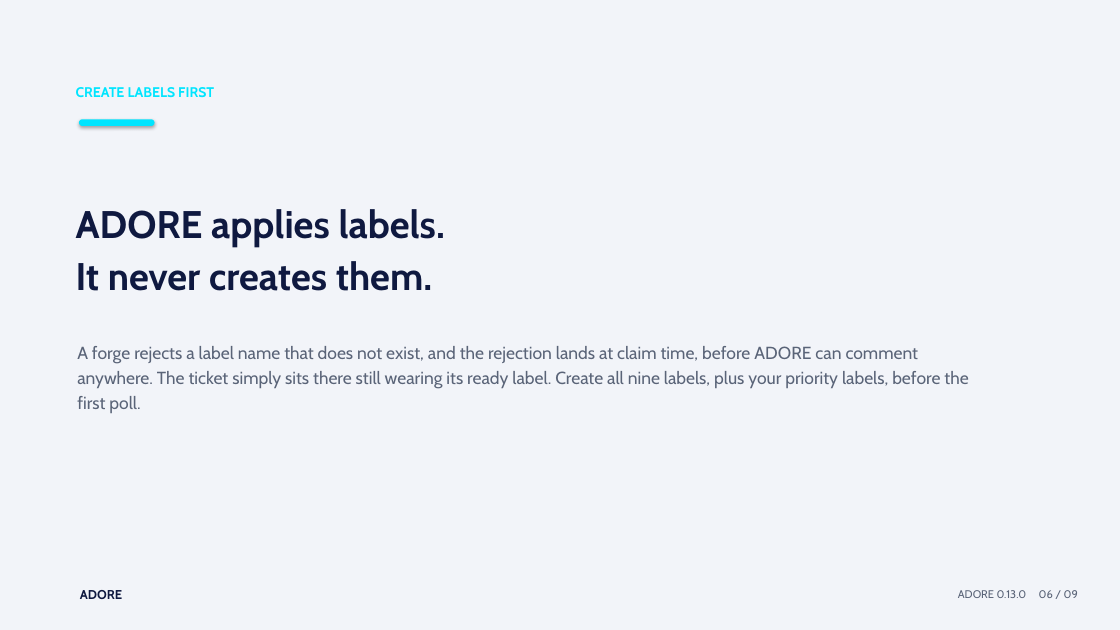
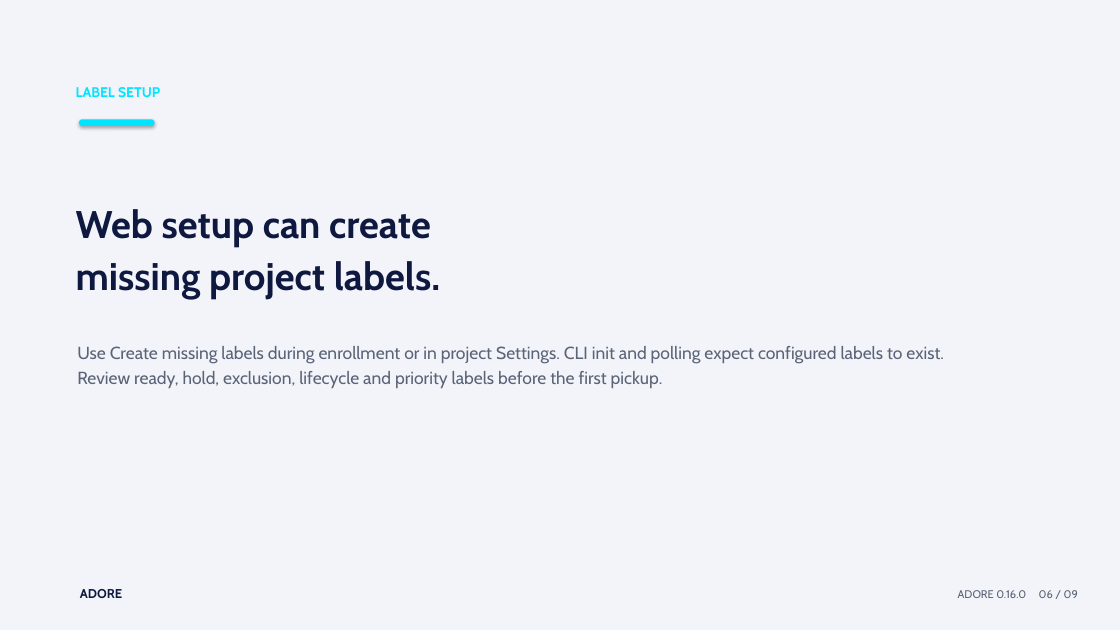
Before and after one commit to DDP-Engineering/AgenticDeliveryOrchestratorRuntimeEngine, a slide deck: slide 6 of 01_Documentation/Operator_Cheat_Sheets/Presentations/ADORE_02_Tickets_Readiness_And_Labels.pptx. Drawn at 1120x630 pixels with LibreOffice and Linux fonts; fonts in the diff are those of the drawing. Boxes give left, top, right and bottom in pixels: in the first picture for what was removed or moved away, otherwise in the second. Text is boxed around its words. In the diff, an @@ line names an element or a change of style, - is before the commit and + after.

```diff
--- a/01_Documentation/Operator_Cheat_Sheets/Presentations/ADORE_02_Tickets_Readiness_And_Labels.pptx
+++ b/01_Documentation/Operator_Cheat_Sheets/Presentations/ADORE_02_Tickets_Readiness_And_Labels.pptx
@@ text at (76, 87, 160, 97): text changed @@
-CREATE LABELS FIRST
+LABEL SETUP
@@ text at (76, 209, 440, 299): text changed @@
-ADORE applies labels.
-It never creates them.
+Web setup can create
+missing project labels.
@@ text at (77, 346, 944, 388): text changed @@
-A forge rejects a label name that does not exist, and the rejection lands at claim time, before ADORE can comment anywhere. The ticket simply sits there still wearing its ready label. Create all nine labels, plus your priority labels, before the first poll.
+Use Create missing labels during enrollment or in project Settings. CLI init and polling expect configured labels to exist. Review ready, hold, exclusion, lifecycle and priority labels before the first pickup.
@@ text at (958, 590, 1078, 598): text changed @@
-ADORE 0.13.0 06 / 09
+ADORE 0.16.0 06 / 09
```
Also in this commit, not shown: 8 other slides changed, 27 other files.
